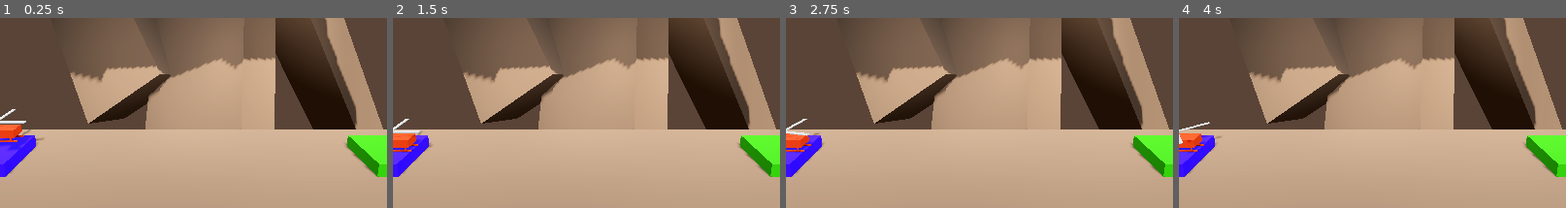
Above: before the commit, frames 1-4 (left to right).
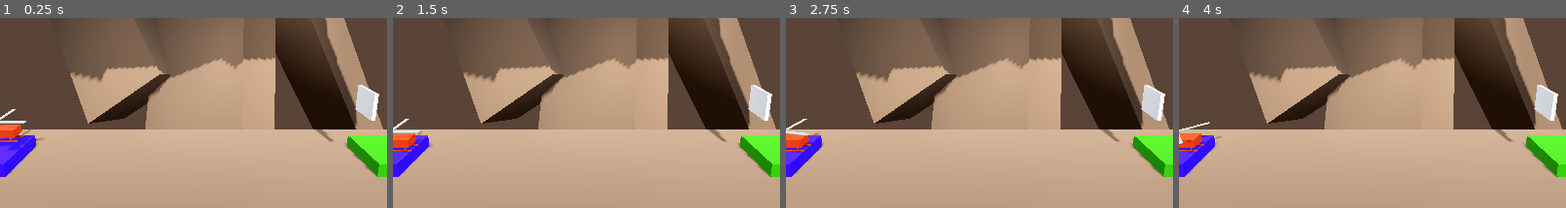
Above: after the commit, the same moments.

Repository: jsonify/rocket
Game: Godot game, scene res://Level/level.tscn
The game is run twice, just before and just after one commit, with the same random seed, the same clock (stepped at 60 frames per second) and the same inputs.
Inputs:
- Up to frame 1 (0.25 s): no input
- Up to frame 2 (1.5 s): hold Right (forward) 0.53-1.28 s; tap Enter at 1.25 s; hold Left (backwards) from 1.28 s (still down)
- Up to frame 3 (2.75 s): tap Space (thrust) at 2 s; release Left (backwards) at 2.03 s; hold Right (forward) from 2.03 s (still down)
- Up to frame 4 (4 s): tap Enter at 2.75 s; tap Space (thrust) at 3.5 s; release Right (forward) at 3.53 s; hold Left (backwards) from 3.53 s (still down)
The pictures show only the part of the screen within x 25-75%, y 48-98%; the shares and areas given below are measured in that part.

The runs differ from the first frame. In frame 1, 0.9% of the frame differs, in the area x 81-98%, y 35-66%; in frame 2, 0.9%; in frame 3, 0.9%; in frame 4, 0.9%.

Commit message:
bullets hit target, need refactor

Diff:
--- a/Level/level.tscn
+++ b/Level/level.tscn
@@ -1,8 +1,9 @@
-[gd_scene load_steps=6 format=3 uid="uid://qrneqqlh28dg"]
+[gd_scene load_steps=7 format=3 uid="uid://qrneqqlh28dg"]
 
 [ext_resource type="Script" path="res://Level/landing_pad.gd" id="1_m60fe"]
 [ext_resource type="PackedScene" uid="uid://pe20ipdc1u1y" path="res://player.tscn" id="1_mu2pi"]
 [ext_resource type="PackedScene" uid="uid://bxgkubm0q31kh" path="res://background.tscn" id="1_suiyt"]
+[ext_resource type="PackedScene" uid="uid://47fcgf02oqoa" path="res://target.tscn" id="4_8x5i4"]
 
 [sub_resource type="StandardMaterial3D" id="StandardMaterial3D_yh0qi"]
 albedo_color = Color(0.180392, 0, 1, 1)
@@ -10,9 +11,9 @@
 [sub_resource type="StandardMaterial3D" id="StandardMaterial3D_i12aq"]
 albedo_color = Color(0.172104, 0.626135, 1.92523e-07, 1)
 
-[node name="Level" type="Node3D" groups=["Hazard"]]
+[node name="Level" type="Node3D" groups=["Hazard", "object"]]
 
-[node name="Ground" parent="." groups=["SafeLanding"] instance=ExtResource("1_suiyt")]
+[node name="Ground" parent="." groups=["SafeLanding", "object"] instance=ExtResource("1_suiyt")]
 
 [node name="LaunchPad" type="CSGBox3D" parent="." groups=["SafeLanding"]]
 transform = Transform3D(1, 0, 0, 0, 1, 0, 0, 0, 1, -7.5, 0.25, 0)
@@ -33,3 +34,6 @@
 
 [node name="Player" parent="." instance=ExtResource("1_mu2pi")]
 transform = Transform3D(1, 0, 0, 0, 1, 0, 0, 0, 1, -7.5, 1.7, 0)
+
+[node name="Target" parent="." instance=ExtResource("4_8x5i4")]
+transform = Transform3D(1, 0, 0, 0, 1, 0, 0, 0, 1, 6.42162, 2.3711, 0)
--- /dev/null
+++ b/bullet.gd
@@ -0,0 +1,34 @@
+extends Node3D
+
+class_name Bullet
+
+@export var speed := 50.0
+@export var lifetime := 5.0
+
+var velocity: Vector3
+
+func _ready() -> void:
+	velocity = global_transform.basis.x * speed
+
+	var timer = get_tree().create_timer(lifetime)
+	timer.timeout.connect(queue_free)
+
+func _physics_process(delta: float) -> void:
+	var space_state = get_world_3d().direct_space_state
+	var query = PhysicsRayQueryParameters3D.create(global_position, global_position + velocity * delta)
+	query.collide_with_areas = true
+	query.collision_mask = 2  # This should match the layer you set for the target's Area3D
+
+	var result = space_state.intersect_ray(query)
+
+	if result:
+		var collider = result.collider
+		if collider is Area3D and collider.get_parent().is_in_group("object"):
+			if collider.get_parent().has_method("hit"):
+				collider.get_parent().hit()
+			print("Bullet hit target: ", collider.get_parent().name)
+			queue_free()
+		else:
+			print("Bullet hit something else: ", collider.name)
+
+	global_position += velocity * delta
--- /dev/null
+++ b/bullet.tscn
@@ -0,0 +1,28 @@
+[gd_scene load_steps=5 format=3 uid="uid://324rd33rrmax"]
+
+[ext_resource type="Script" path="res://bullet.gd" id="1_puerj"]
+[ext_resource type="PackedScene" uid="uid://ux6ivcx1ovdp" path="res://Particles/booster_particles.tscn" id="2_c6um8"]
+
+[sub_resource type="BoxMesh" id="BoxMesh_6qpo7"]
+size = Vector3(0.25, 0.25, 0.25)
+
+[sub_resource type="ConvexPolygonShape3D" id="ConvexPolygonShape3D_ossd8"]
+points = PackedVector3Array(-0.125, -0.125, -0.125, 0.125, 0.125, 0.125, 0.125, -0.125, 0.125, 0.125, 0.125, -0.125, -0.125, 0.125, 0.125, 0.125, -0.125, -0.125, -0.125, -0.125, 0.125, -0.125, 0.125, -0.125)
+
+[node name="Bullet" type="Node3D" groups=["object"]]
+script = ExtResource("1_puerj")
+speed = 25.0
+
+[node name="MeshInstance3D" type="MeshInstance3D" parent="."]
+mesh = SubResource("BoxMesh_6qpo7")
+
+[node name="StaticBody3D" type="StaticBody3D" parent="MeshInstance3D"]
+collision_layer = 8
+collision_mask = 4
+
+[node name="CollisionShape3D" type="CollisionShape3D" parent="MeshInstance3D/StaticBody3D"]
+shape = SubResource("ConvexPolygonShape3D_ossd8")
+
+[node name="BoosterParticles" parent="." instance=ExtResource("2_c6um8")]
+transform = Transform3D(1, 0, 0, 0, 1, 0, 0, 0, 1, 0, -1, 0)
+visible = false
--- a/player.gd
+++ b/player.gd
@@ -10,11 +10,16 @@
 @onready var left_booster_particles: GPUParticles3D = $LeftBoosterParticles
 @onready var helicoptor_body: Node3D = $HelicoptorBody
 @onready var rotor: Node3D = $HelicoptorBody/Rotor
+@onready var bullet_spawn: Marker3D = $HelicoptorBody/BulletSpawn
 
 var is_transitioning := false
 var rotors_active := false
 var initial_rotor_y_rotation: float
 var can_restart_rotor := true
+
+var bullet_scene = preload("res://bullet.tscn")
+@export var fire_rate := 0.2
+var can_fire := true
 
 func _ready():
 	initial_rotor_y_rotation = rotor.rotation.y
@@ -54,10 +59,25 @@
 	else:
 		left_booster_particles.emitting = false
 
+	# fire bullet
+	if Input.is_action_pressed("fire") and can_fire:
+		shoot()
+
 	# restart level
 	if Input.is_action_just_pressed("restart"):
 		get_tree().reload_current_scene()
 
+func shoot():
+	var bullet_instance = bullet_scene.instantiate()
+	bullet_instance.global_transform = bullet_spawn.global_transform
+	get_tree().root.add_child(bullet_instance)
+
+	# Apply a small force to the helicopter in the opposite direction of the shot
+	apply_central_impulse(-bullet_spawn.global_transform.basis.z * 5)
+
+	can_fire = false
+	await get_tree().create_timer(fire_rate).timeout
+	can_fire = true
 
 var is_reversed := false
 
--- a/player.tscn
+++ b/player.tscn
@@ -29,6 +29,9 @@
 
 [sub_resource type="BoxMesh" id="BoxMesh_x2aer"]
 size = Vector3(2.25, 0.02, 0.14)
+
+[sub_resource type="BoxShape3D" id="BoxShape3D_jg1t5"]
+size = Vector3(0.0869141, 0.249512, 2000.64)
 
 [sub_resource type="BoxShape3D" id="BoxShape3D_eo5au"]
 size = Vector3(2.03467, 0.718262, 0.5)
@@ -109,6 +112,17 @@
 mesh = SubResource("BoxMesh_x2aer")
 skeleton = NodePath("../..")
 
+[node name="BulletSpawn" type="Marker3D" parent="HelicoptorBody"]
+transform = Transform3D(1, 0, 0, 0, 1, 0, 0, 0, 1, 1.08232, -0.3165, 0)
+
+[node name="NoseHitBox" type="Area3D" parent="HelicoptorBody"]
+collision_layer = 2
+collision_mask = 4
+
+[node name="CollisionShape3D" type="CollisionShape3D" parent="HelicoptorBody/NoseHitBox"]
+transform = Transform3D(1, 0, 0, 0, 1, 0, 0, 0, 1, 1.02879, -0.212755, 999.822)
+shape = SubResource("BoxShape3D_jg1t5")
+
 [node name="CollisionShape3D2" type="CollisionShape3D" parent="."]
 transform = Transform3D(1, 0, 0, 0, 1, 0, 0, 0, 1, 0.017334, -0.195068, 0)
 shape = SubResource("BoxShape3D_eo5au")
--- a/project.godot
+++ b/project.godot
@@ -55,3 +55,15 @@
 , Object(InputEventKey,"resource_local_to_scene":false,"resource_name":"","device":-1,"window_id":0,"alt_pressed":false …(186 unchanged characters)…
 ]
 }
+fire={
+"deadzone": 0.5,
+"events": [Object(InputEventJoypadButton,"resource_local_to_scene":false,"resource_name":"","device":-1,"button_index":1,"pressure":0.0,"pressed":true,"script":null)
+]
+}
+
+[layer_names]
+
+3d_physics/layer_1="Body"
+3d_physics/layer_2="Nose"
+3d_physics/layer_3="Target"
+3d_physics/layer_4="Bullet"
--- /dev/null
+++ b/target-logo.svg
@@ -0,0 +1,4 @@
+<?xml version="1.0" encoding="UTF-8"?>
+<svg xmlns="http://www.w3.org/2000/svg" width="300" height="300">
+<path fill="#FFF" stroke="#E50024" stroke-width="50" d="m149,25a125,125 0 1,0 2,0zm2,100a25,25 0 1,1-2,0z"/>
+</svg>
--- /dev/null
+++ b/target.gd
@@ -0,0 +1,18 @@
+extends Node3D
+
+@onready var area_3d: Area3D = $Box/AreaBody3D
+
+func _ready() -> void:
+	add_to_group("object")
+
+	if area_3d:
+		# Ensure the Area3D is on the correct collision layer (e.g., layer 2)
+		area_3d.collision_layer = 2
+		area_3d.collision_mask = 0  # It doesn't need to detect anything
+		print("Area3D configured for raycast detection")
+	else:
+		push_error("No Area3D found in the Target scene. Collision detection will not work.")
+
+func hit():
+	print("Target hit!")
+	queue_free()
--- /dev/null
+++ b/target.tscn
@@ -0,0 +1,33 @@
+[gd_scene load_steps=6 format=3 uid="uid://47fcgf02oqoa"]
+
+[ext_resource type="Script" path="res://target.gd" id="1_53nu4"]
+[ext_resource type="Texture2D" uid="uid://vs2g3tx6l8y6" path="res://target-logo.svg" id="1_uuigt"]
+
+[sub_resource type="StandardMaterial3D" id="StandardMaterial3D_hnhi6"]
+
+[sub_resource type="BoxMesh" id="BoxMesh_n7q5o"]
+lightmap_size_hint = Vector2i(9, 21)
+material = SubResource("StandardMaterial3D_hnhi6")
+size = Vector3(0.14, 1, 1)
+
+[sub_resource type="ConvexPolygonShape3D" id="ConvexPolygonShape3D_0boje"]
+points = PackedVector3Array(0.0807936, -0.507937, -0.507937, 0.0807781, 0.507937, 0.507937, 0.0807781, 0.507937, -0.507937, -0.07, -0.457143, 0.457143, -0.07, 0.457143, -0.457143, 0.0807936, -0.507937, 0.507937, -0.07, -0.457143, -0.457143, -0.07, 0.457143, 0.457143)
+
+[node name="Target" type="Node3D"]
+script = ExtResource("1_53nu4")
+
+[node name="Box" type="MeshInstance3D" parent="." groups=["object"]]
+mesh = SubResource("BoxMesh_n7q5o")
+
+[node name="Decal" type="Decal" parent="Box"]
+transform = Transform3D(-1.96701e-08, -0.45, 0, 0.45, -1.96701e-08, 0, 0, 0, 0.45, 0, 0, 0)
+texture_albedo = ExtResource("1_uuigt")
+
+[node name="AreaBody3D" type="Area3D" parent="Box" groups=["object"]]
+collision_layer = 4
+collision_mask = 2
+
+[node name="CollisionShape3D" type="CollisionShape3D" parent="Box/AreaBody3D"]
+shape = SubResource("ConvexPolygonShape3D_0boje")
+
+[connection signal="body_entered" from="Box/AreaBody3D" to="." method="_on_area_3d_body_entered"]
Not shown: 1 places in player.tscn that only renumber resources
Not shown, added: target-logo.svg.import
